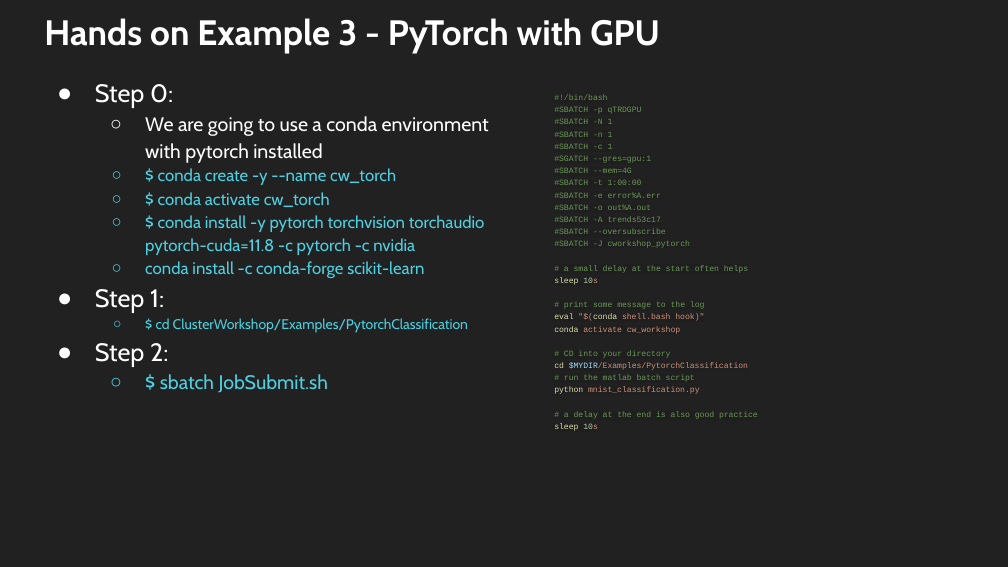
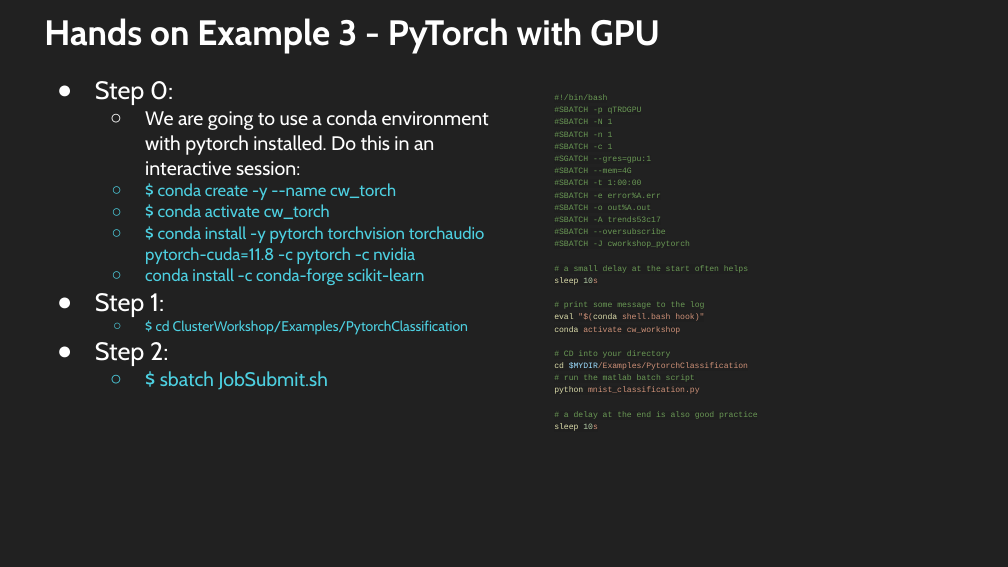
Before and after one commit to trendscenter/ClusterWorkshop, a slide deck: slide 50 of Introduction to the TReNDs Cluster.pptx. Drawn at 1008x567 pixels with LibreOffice and Linux fonts; fonts in the diff are those of the drawing. Boxes give left, top, right and bottom in pixels: in the first picture for what was removed or moved away, otherwise in the second. Text is boxed around its words. In the diff, an @@ line names an element or a change of style, - is before the commit and + after.

```diff
--- a/Introduction to the TReNDs Cluster.pptx
+++ b/Introduction to the TReNDs Cluster.pptx
@@ text at (x1=95, y1=81, x2=485, y2=390): line spacing 1.15 to 1.05 @@
@@ text at (x1=145, y1=110, x2=489, y2=176): text changed @@
-  ○ We are going to use a conda environment with pytorch installed
+  ○ We are going to use a conda environment with pytorch installed. Do this in an interactive session:
```
Also in this commit, not shown: 4 other slides changed, 1 other file.
